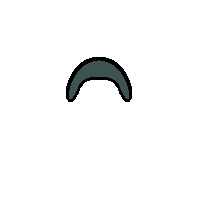
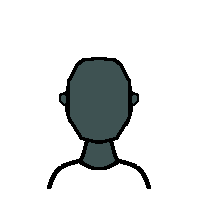
Two versions of the same layered image (200 × 200). Layer-by-layer changes:
hid group "hair" (8 layers) over [59,57,139,144]
hid "hair #1" over [66,57,132,102]
showed group "base_skin" (6 layers) over [47,57,151,189]
added layer "green screen skin #1" in group "base_skin" over [47,57,151,189]
